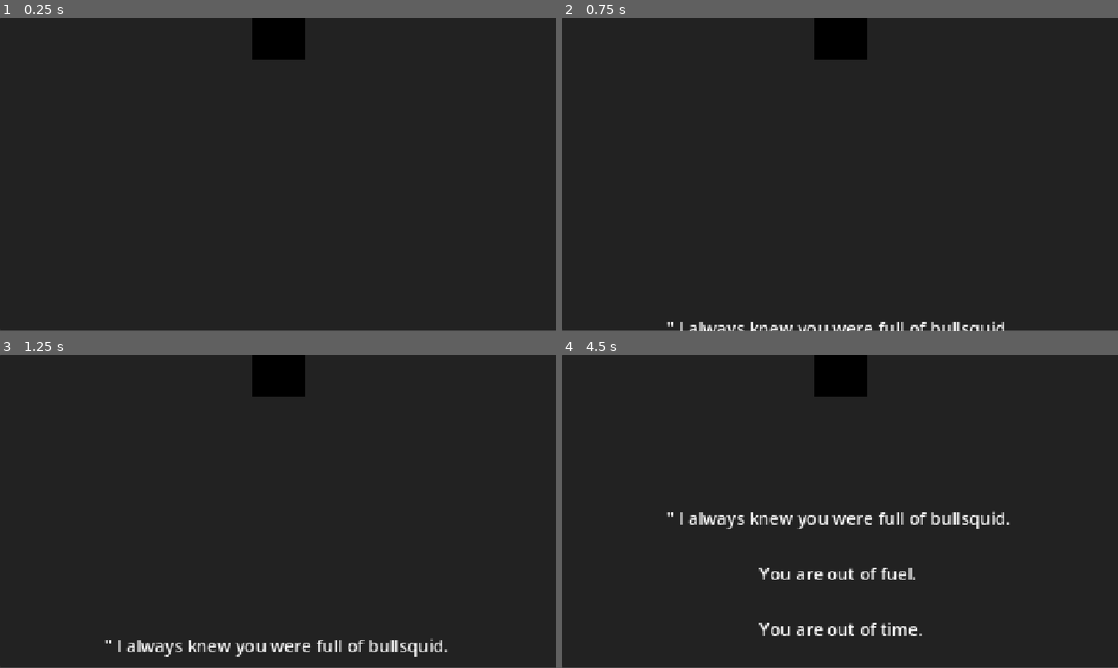
Above: before the commit, frames 1-4 (two rows, left to right).
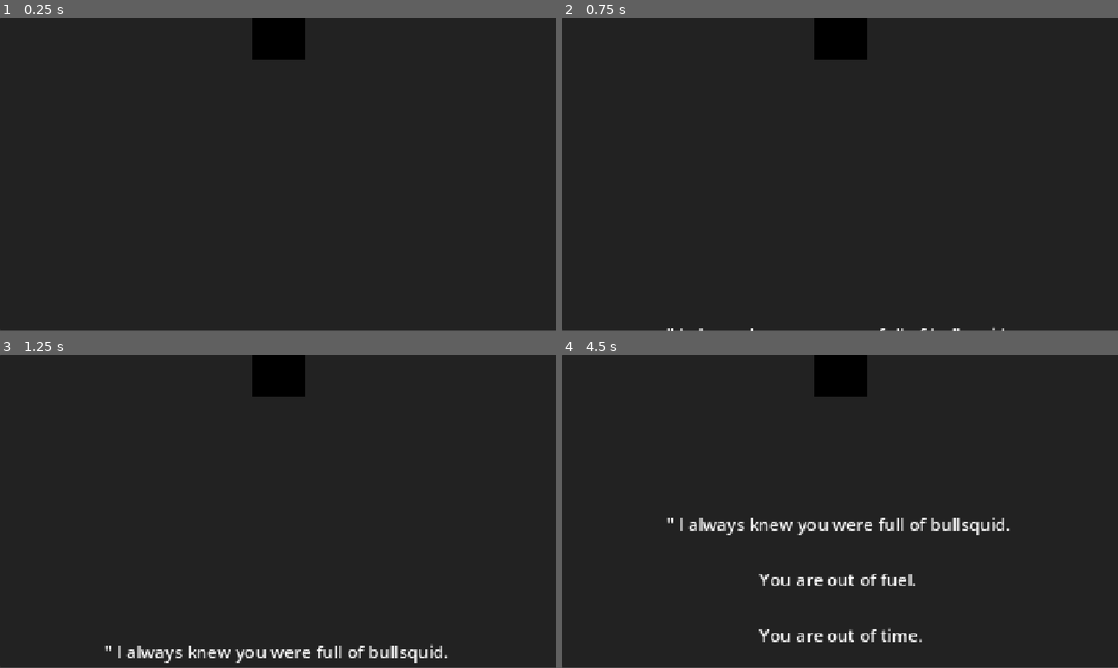
Above: after the commit, the same moments.

Repository: DudeNamedDarcy/CosmicJam2026
Game: Godot game, scene res://Scenes/Menus/loser_credits.tscn
Two runs of this game, one before a commit and one after it. Both use one fixed random seed, a clock stepped at 60 frames per second and the inputs below. This scene is started directly instead of the project's main scene. Video files are missing from this copy of the repository; at most half a second of black plays in their place.
Inputs (mouse positions are in pixels of both pictures, inside the frame that each line leads up to):
- Up to frame 1 (0.25 s): no input
- Up to frame 2 (0.75 s): tap Enter at 0.5 s; move the mouse to (962, 158) at 0.52 s; press the mouse at (962, 158) at 0.53 s; hold Right (ComboRight) from 0.53 s (still down)
- Up to frame 3 (1.25 s): keep holding Right (ComboRight)
- Up to frame 4 (4.5 s): move the mouse to (728, 527) at 1.27 s; release Right (ComboRight) at 1.28 s; release the mouse at (728, 527) at 1.28 s; hold Down (ComboDown) 1.28-2.03 s; click (728, 527) at 1.35 s; move the mouse to (895, 442) at 2.02 s; press the mouse at (895, 442) at 2.03 s; hold Right (ComboRight) 2.03-2.78 s; move the mouse to (812, 574) at 2.77 s; release the mouse at (812, 574) at 2.78 s; hold Up (ComboUp) 2.78-3.53 s; click (812, 574) at 2.85 s; move the mouse to (1006, 558) at 3.52 s; press the mouse at (1006, 558) at 3.53 s; hold Left (ComboLeft) from 3.53 s (still down); move the mouse to (673, 464) at 4.27 s; release the mouse at (673, 464) at 4.28 s; click (673, 464) at 4.35 s

Frame 1 is identical in both runs. In frame 2, 0.8% of the frame differs, in the area x 18-80%, y 96-100%; in frame 3, 1.8%; in frame 4, 3.5%, in the area x 18-81%, y 49-92%.

Commit message:
Slight fix to the bad ending

Diff:
--- a/Scenes/Menus/loser_credits.tscn
+++ b/Scenes/Menus/loser_credits.tscn
@@ -43,7 +43,7 @@
 layout_mode = 2
 size_flags_horizontal = 4
 offset_transform_enabled = true
-offset_transform_position = Vector2(0, 342.88)
+offset_transform_position = Vector2(0, 379.59)
 offset_transform_scale = Vector2(0.82, 0.82)
 text = "\" I always knew you were full of bullsquid.
 
@@ -58,11 +58,14 @@
 
 Glorp swallows you whole.
 
+
 You slowly descend,
 inky black blood coursing through your veins,
 and flames baptizing your feet.
 
+
 You are in hell.
+
 
 Game over."
 horizontal_alignment = 1
